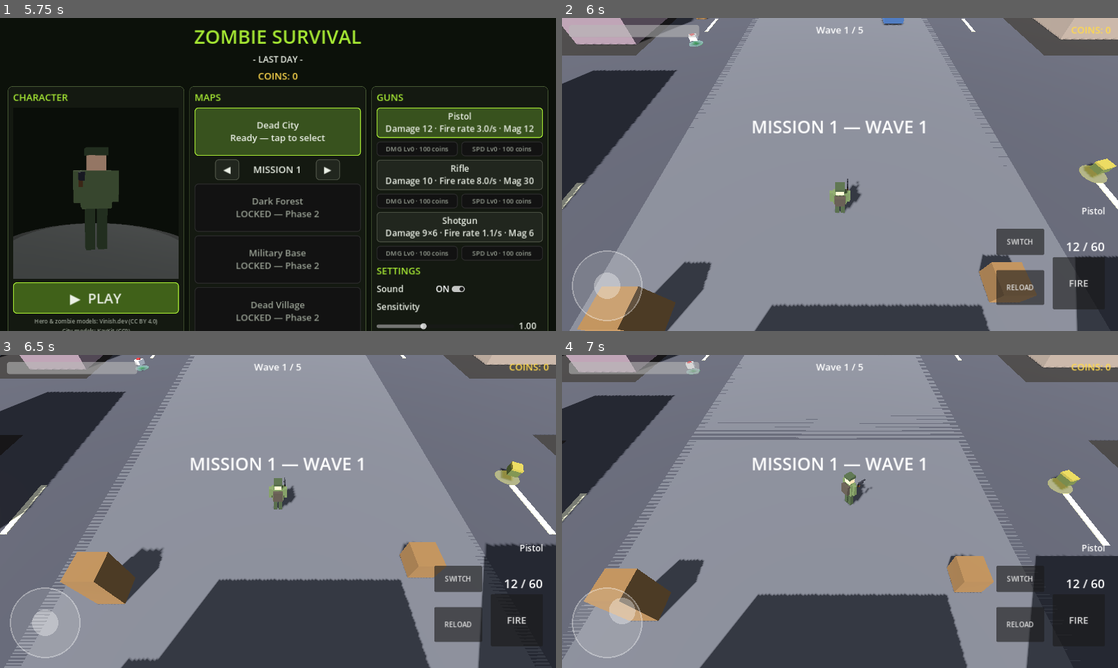
Above: before the commit, frames 1-4 (two rows, left to right).
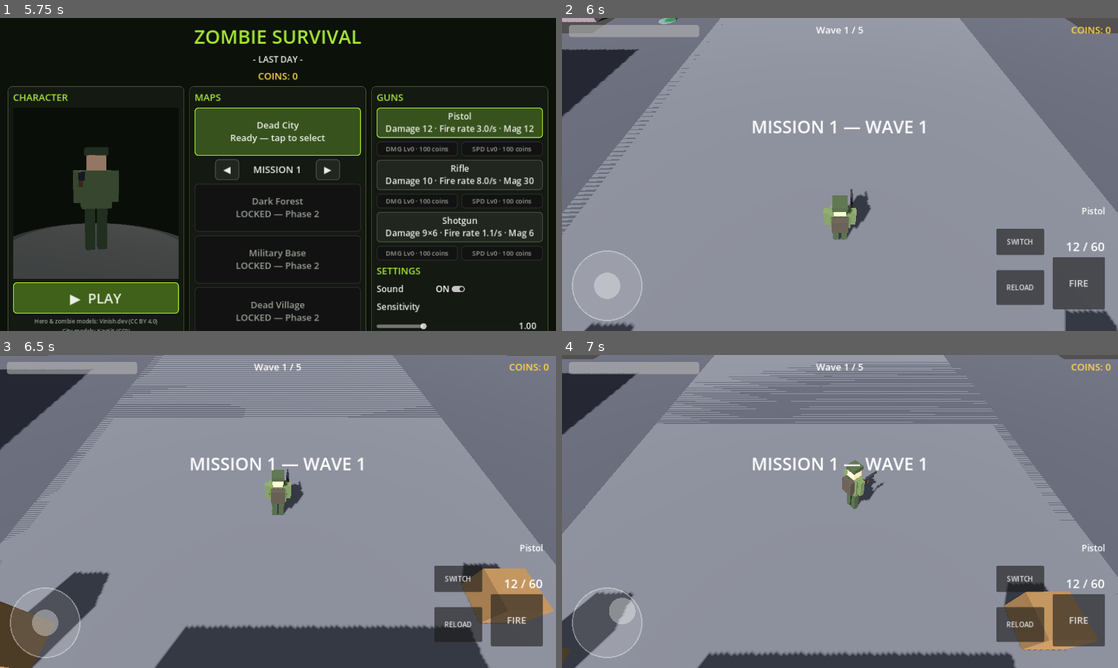
Above: after the commit, the same moments.

Repository: yousafj-dev/zombie-survival-game
Game: Godot game, scene res://scenes/title_screen.tscn
Two runs of this game, one before a commit and one after it. Both use one fixed random seed, a clock stepped at 60 frames per second and the inputs below.
Inputs (mouse positions are in pixels of both pictures, inside the frame that each line leads up to):
- Up to frame 1 (5.75 s): move the mouse to (400, 158) at 0.52 s; hold D 0.53-1.25 s; hold R 0.53-1.25 s; click (400, 158) at 0.67 s; tap Space at 0.77, 2.75, 3.77, 4.25 s; drag from (166, 190) to (250, 237) at 1.27 s; tap Enter at 2, 3.5, 5 s; move the mouse to (333, 105) at 2.02 s; hold D 2.03-2.75 s; hold R 2.03-2.75 s; drag from (250, 237) to (111, 127) at 2.77 s; move the mouse to (444, 221) at 3.52 s; hold A 3.53-4.25 s; hold R 3.53-4.25 s; drag from (111, 127) to (194, 96) at 4.27 s; move the mouse to (305, 174) at 5.02 s; hold S from 5.03 s (still down); hold R from 5.03 s (still down); click (305, 174) at 5.17 s
- Up to frame 2 (6 s): release S at 5.75 s; release R at 5.75 s; click "▶ PLAY" at 5.75 s
- Up to frame 3 (6.5 s): no input
- Up to frame 4 (7 s): drag from (606, 624) to (728, 527) at 6.52 s

Frame 1 is identical in both runs. In frame 2, 35% of the frame differs, in the area x 0-100%, y 0-100%; in frame 3, 42%; in frame 4, 45%.

Commit message:
Look fix: closer follow camera (0, 6.5, 5.2)

Diff:
--- a/scenes/player.tscn
+++ b/scenes/player.tscn
@@ -203,6 +203,6 @@
 top_level = true
 
 [node name="Camera3D" type="Camera3D" parent="CameraPivot"]
-transform = Transform3D(1, 0, 0, 0, 0.629, 0.777, 0, -0.777, 0.629, 0, 9, 7.5)
+transform = Transform3D(1, 0, 0, 0, 0.629, 0.777, 0, -0.777, 0.629, 0, 6.5, 5.2)
 current = true
 fov = 65.0
